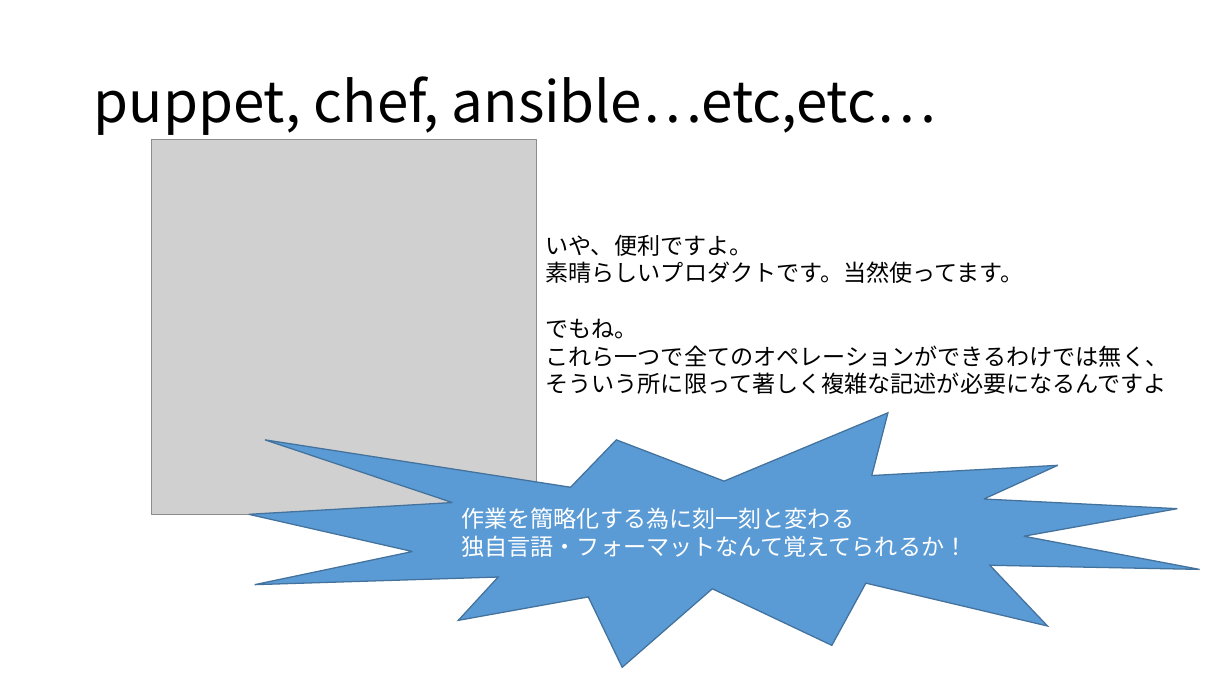
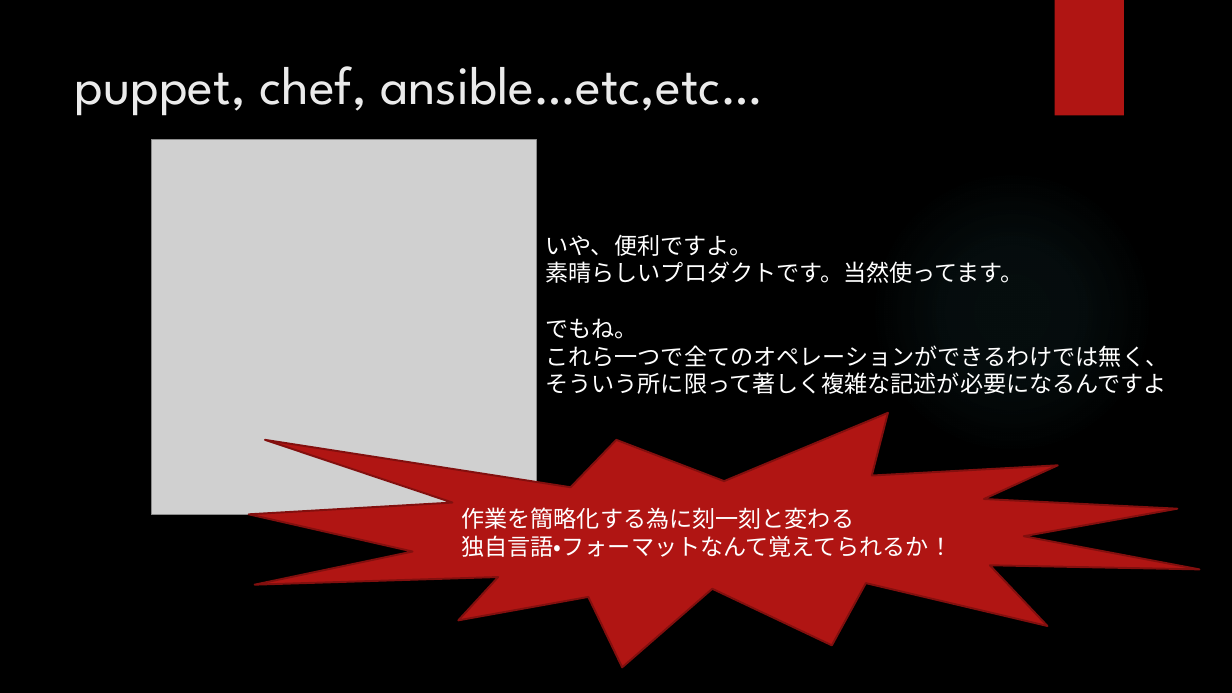
Before and after one commit to ainamori/pyconjp, a slide deck: slide 5 of Spec-driven development for REST API.pptx (slide 4 before the commit). Drawn at 1232x693 pixels with LibreOffice and Linux fonts; fonts in the diff are those of the drawing; grey boxes stand for pictures; background and template pictures are left out. Boxes give left, top, right and bottom in pixels: in the first picture for what was removed or moved away, otherwise in the second. Text is boxed around its words. In the diff, an @@ line names an element or a change of style, - is before the commit and + after.

Commit message:
Update slide
Change background and some messages.

```diff
--- a/Spec-driven development for REST API.pptx
+++ b/Spec-driven development for REST API.pptx
@@ background #FFFFFF to picture (left out) @@
@@ rectangle added at (x1=1055, y1=0, x2=1124, y2=116), fill #B01513 @@
@@ title "puppet, chef, ansible…etc,etc…" moved from (x1=94, y1=76, x2=936, y2=135) to (x1=75, y1=66, x2=762, y2=116) @@
@@ title "puppet, chef, ansible…etc,etc…" at (x1=75, y1=66, x2=762, y2=116): size 44 to 42 pt, font Noto Sans CJK JP to League Spartan, text colour #000000 to #EBEBEB; line spacing 0.9 to 1; vertical alignment middle to top @@
@@ ellipse added at (x1=870, y1=169, x2=1154, y2=454), fill gradient #50B9C1 @@
@@ text "いや、便利ですよ。" at (x1=545, y1=235, x2=1168, y2=394): font Noto Sans CJK JP to League Spartan, text colour #000000 to #FFFFFF @@
@@ irregular seal "作業を簡略化する為に刻一刻と変わる" at (x1=249, y1=413, x2=1200, y2=667): font Noto Sans CJK JP to League Spartan; fill #5B9BD5 to #B01513; outline #43739E 1 pt to #82100E 1.5 pt @@
```
Also in this commit, not shown: 9 other slides changed, 1 slide added.
